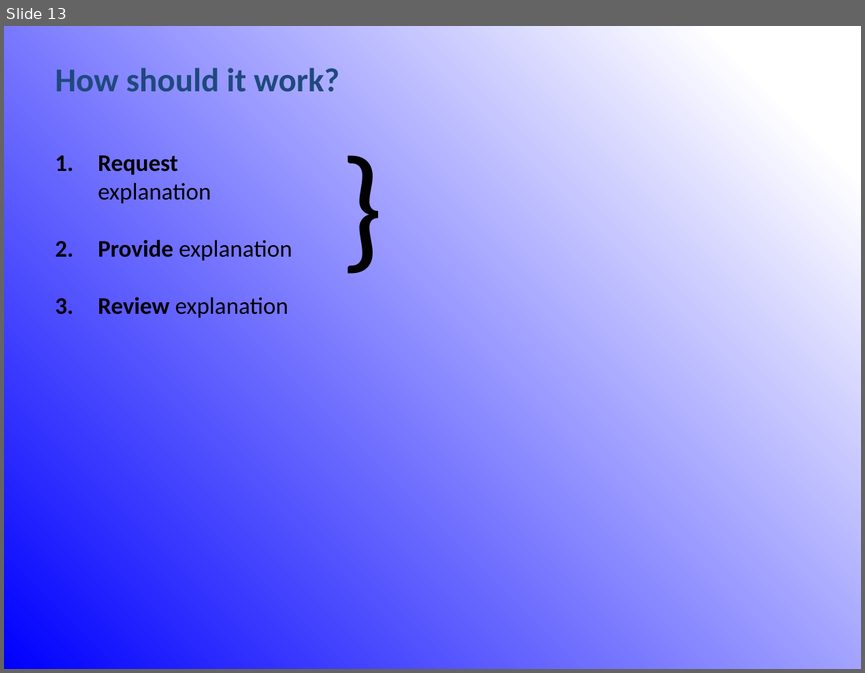
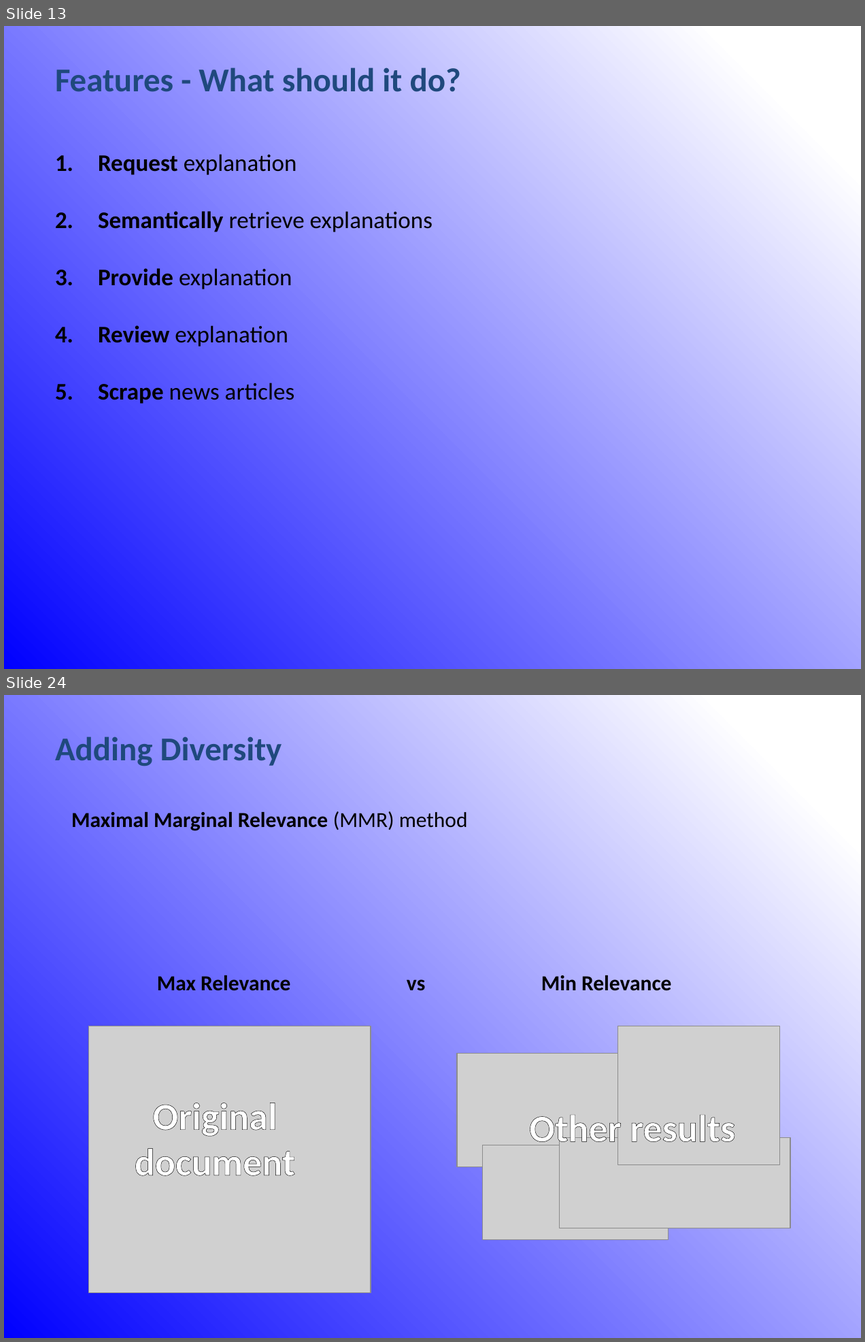
Before and after one commit to rubenverboon/skiir, a slide deck: Presentation/Final_presentation_group_002.pptx. Shown one above the other, each under a label of ours: slide 13 before the commit, slides 13 and 24 after it; the slides between them are not shown. The pictures are 865x673 and 865x1342 pixels, drawn with LibreOffice and Linux fonts; fonts in the diff are those of the drawing; grey boxes stand for pictures. Boxes give left, top, right and bottom in pixels: in the first picture for what was removed or moved away, otherwise in the second. Text is boxed around its words. In the diff, an @@ line names an element or a change of style, - is before the commit and + after.

```diff
--- a/Presentation/Final_presentation_group_002.pptx
+++ b/Presentation/Final_presentation_group_002.pptx
@@ slide 24 added at (x1=4, y1=695, x2=861, y2=1338), background gradient #0000FF to #FFFFFF @@
@@ text added at (x1=55, y1=736, x2=282, y2=766), 28 pt, text #1F497D, bold @@
+Adding Diversity
@@ text added at (x1=71, y1=811, x2=468, y2=831), 18 pt, text #000000, bold @@
+Maximal Marginal Relevance (MMR) method
@@ text added at (x1=157, y1=975, x2=671, y2=991), 18 pt, text #000000, bold @@
+Max Relevance vs Min Relevance
@@ picture added at (x1=89, y1=1025, x2=371, y2=1292) @@
@@ picture added at (x1=617, y1=1025, x2=779, y2=1164) @@
@@ picture added at (x1=458, y1=1053, x2=634, y2=1166) @@
@@ text added at (x1=135, y1=1102, x2=295, y2=1176), 32 pt, text #FFFFFF, bold @@
+Original document
@@ text added at (x1=529, y1=1109, x2=735, y2=1150), 32 pt, text #FFFFFF, bold @@
+Other results
@@ picture added at (x1=559, y1=1138, x2=791, y2=1229) @@
@@ picture added at (x1=482, y1=1145, x2=668, y2=1239) @@
@@ slide 13 changed as well @@
@@ text at (x1=55, y1=67, x2=461, y2=92): text changed @@
-How should it work?
+Features - What should it do?
@@ text removed at (x1=332, y1=114, x2=406, y2=288) @@
-}
@@ text at (x1=98, y1=211, x2=432, y2=232): paragraph added @@
+2. Semantically retrieve explanations
@@ text at (x1=98, y1=382, x2=294, y2=403): paragraph added @@
+5. Scrape news articles
```
Also in this commit, not shown: 7 other slides changed, 14 other slides added, 1 slide removed.
